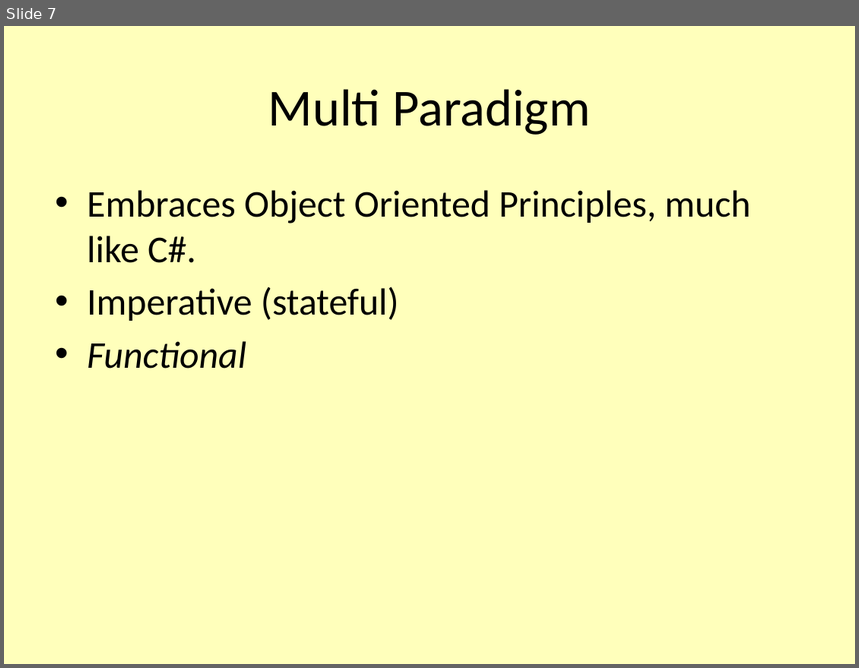
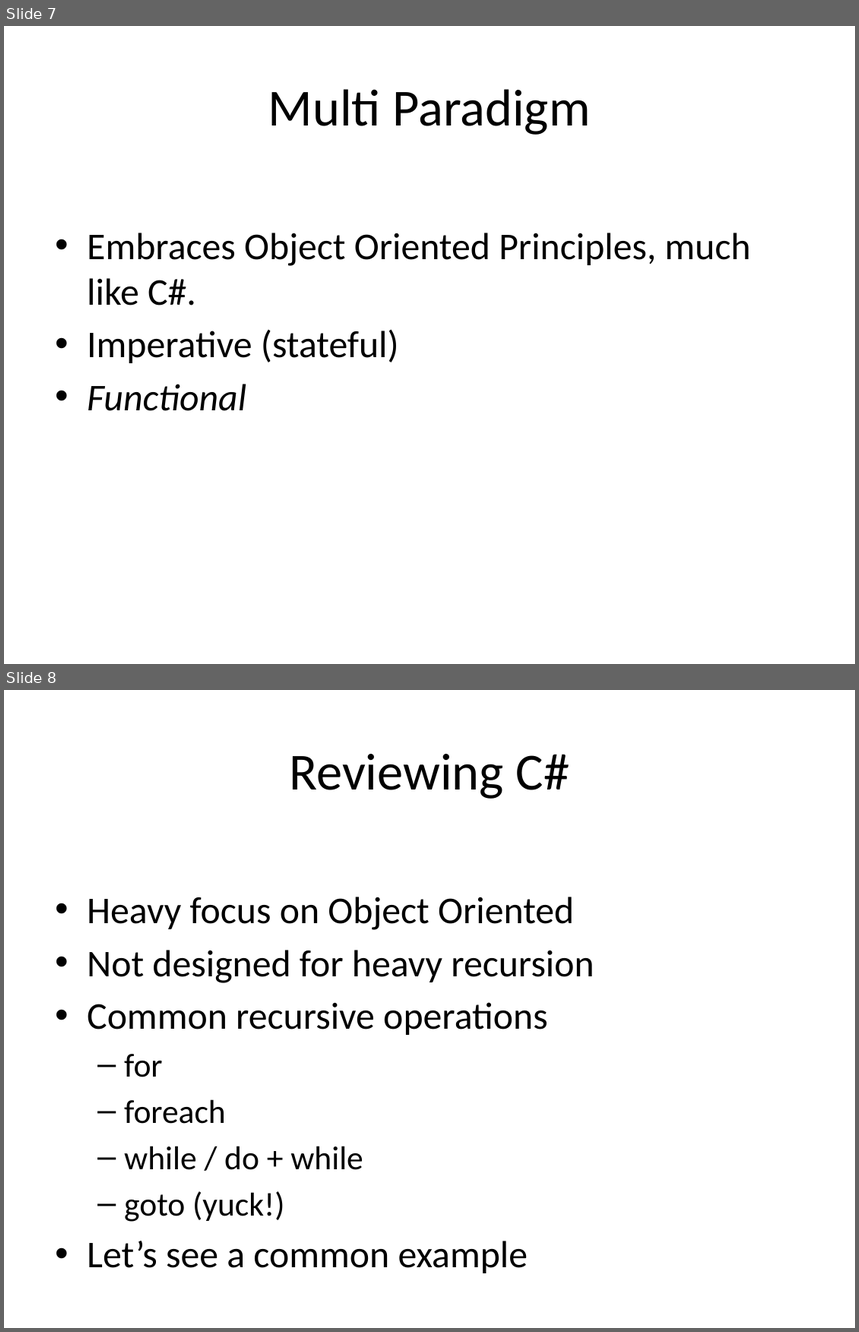
Before and after one commit to vcsjones/Presentations, a slide deck: RCC.2010.2/F.pptx. Shown one above the other, each under a label of ours: slide 7 before the commit, slides 7 and 8 after it. The pictures are 859x668 and 859x1332 pixels, drawn with LibreOffice and Linux fonts; fonts in the diff are those of the drawing; background and template pictures are left out. Boxes give left, top, right and bottom in pixels: in the first picture for what was removed or moved away, otherwise in the second. Text is boxed around its words. In the diff, an @@ line names an element or a change of style, - is before the commit and + after.

```diff
--- a/RCC.2010.2/F.pptx
+++ b/RCC.2010.2/F.pptx
@@ slide 8 added at [4,690,855,1328], background #FFFFFF @@
@@ title added at [289,754,570,799], 44 pt, text #000000 @@
+Reviewing C#
@@ text added at [87,897,594,1274], 32 pt, text #000000 @@
+• Heavy focus on Object Oriented
+• Not designed for heavy recursion
+• Common recursive operations
+  – for
+  – foreach
+  – while / do + while
+  – goto (yuck!)
+• Let’s see a common example
@@ slide 7 changed as well @@
@@ background #FFFFBB to #FFFFFF @@
@@ text "Embraces Object Oriented Principles, much ...": place and size @@
-text "Embraces Object Oriented Principles, much ..." at [87,190,751,369]
+text "Embraces Object Oriented Principles, much ..." at [87,233,751,411]
```
Also in this commit, not shown: 11 other slides changed, 4 other slides added, 11 other files.
